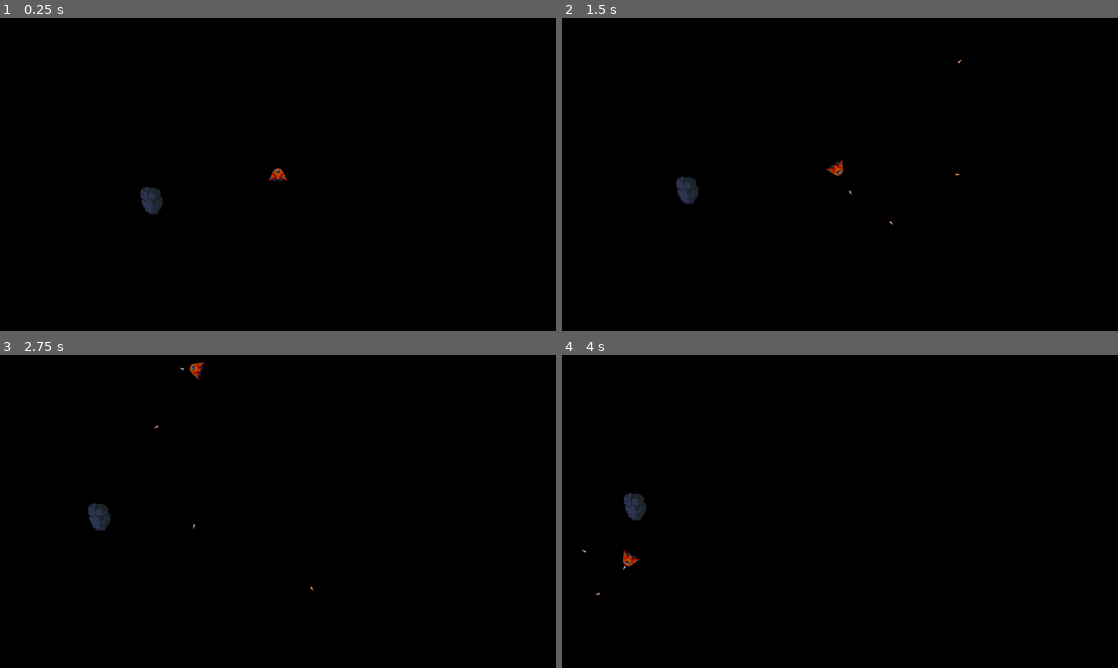
Above: before the commit, frames 1-4 (two rows, left to right).
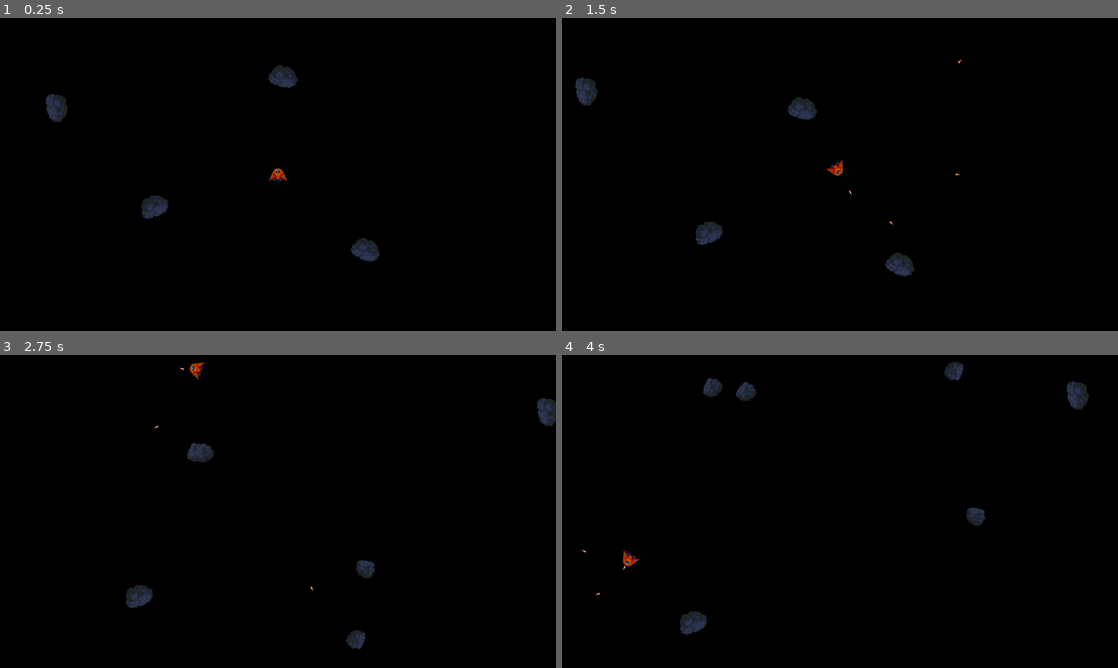
Above: after the commit, the same moments.

Repository: motsu7/asteroids
Game: Godot game, scene res://Scenes/game.tscn
Same seed, same stepped clock (60 frames per second), same inputs: the game is played once before the commit and once after it.
Inputs:
- Up to frame 1 (0.25 s): no input
- Up to frame 2 (1.5 s): hold D (rotate_right) 0.53-1.28 s; hold Space (shoot) 0.53-1.28 s; hold S (move_backward) from 1.28 s (still down); tap Space (shoot) at 1.35 s
- Up to frame 3 (2.75 s): release S (move_backward) at 2.03 s; hold D (rotate_right) from 2.03 s (still down); hold Space (shoot) from 2.03 s (still down)
- Up to frame 4 (4 s): release D (rotate_right) at 2.78 s; release Space (shoot) at 2.78 s; hold W (move_forward) 2.78-3.53 s; tap Space (shoot) at 2.85 s; hold A (rotate_left) from 3.53 s (still down); hold Space (shoot) from 3.53 s (still down)

The runs differ from the first frame. In frame 1, 1.1% of the frame differs, in the area x 8-69%, y 15-78%; in frame 2, 1.4%; in frame 3, 1.3%; in frame 4, 1.4%, in the area x 11-95%, y 2-90%.

Commit message:
we can shoot asteroids now

Diff:
--- a/Scenes/asteroid.tscn
+++ b/Scenes/asteroid.tscn
@@ -5,6 +5,8 @@
 [ext_resource type="Shape2D" uid="uid://bwwk4ne0sss6p" path="res://Resources/asteroid_cshape_large.tres" id="3_hiy81"]
 
 [node name="Asteroid" type="Area2D"]
+collision_layer = 4
+collision_mask = 11
 script = ExtResource("1_u5fb3")
 
 [node name="Sprite2D" type="Sprite2D" parent="."]
--- a/Scenes/game.tscn
+++ b/Scenes/game.tscn
@@ -12,5 +12,16 @@
 
 [node name="Lasers" type="Node2D" parent="."]
 
-[node name="Asteroid" parent="." instance=ExtResource("3_df4br")]
+[node name="Asteroids" type="Node2D" parent="."]
+
+[node name="Asteroid1" parent="Asteroids" instance=ExtResource("3_df4br")]
 position = Vector2(359, 424)
+
+[node name="Asteroid2" parent="Asteroids" instance=ExtResource("3_df4br")]
+position = Vector2(854, 529)
+
+[node name="Asteroid3" parent="Asteroids" instance=ExtResource("3_df4br")]
+position = Vector2(671, 123)
+
+[node name="Asteroid4" parent="Asteroids" instance=ExtResource("3_df4br")]
+position = Vector2(143, 214)
--- a/Scenes/laser.tscn
+++ b/Scenes/laser.tscn
@@ -27,4 +27,5 @@
 position = Vector2(0, 0.5)
 scale = Vector2(1, 0.05)
 
+[connection signal="area_entered" from="." to="." method="_on_area_entered"]
 [connection signal="screen_exited" from="VisibleOnScreenNotifier2D" to="." method="_on_visible_on_screen_notifier_2d_screen_exited"]
--- a/Scripts/asteroid.gd
+++ b/Scripts/asteroid.gd
@@ -1,4 +1,6 @@
-extends Area2D
+class_name Asteroid extends Area2D
+
+signal exploded(pos, size)
 
 var movement_vector := Vector2(0, -1)
 
@@ -9,8 +11,6 @@
 
 @onready var sprite = $Sprite2D
 @onready var cshape = $CollisionShape2D
-
-# https://www.youtube.com/watch?v=FmIo8iBV1W8&t=2893s&pp=ygUPZ29kb3QgYXN0ZXJvaWRz
 
 func _ready():
 	# Note: picks a random rotation, 2 * PI = full circle
@@ -47,3 +47,7 @@
 		global_position.x = screen_size.x
 	elif global_position.x > screen_size.x:
 		global_position.x = 0
+
+func explode():
+	emit_signal("exploded", global_position, size)
+	queue_free()
--- a/Scripts/game.gd
+++ b/Scripts/game.gd
@@ -2,9 +2,14 @@
 
 @onready var lasers = $Lasers
 @onready var player = $Player
+@onready var asteroids = $Asteroids
+
+var asteroid_scene = preload("res://Scenes/asteroid.tscn")
 
 func _ready():
 	player.connect("laser_shot", _on_player_laser_shot)
+	for asteroid in asteroids.get_children():
+		asteroid.connect("exploded", _on_asteroid_exploded)
 
 func _process(_delta):
 	if Input.is_action_just_pressed("restart"):
@@ -13,5 +18,25 @@
 func _on_player_laser_shot(laser):
 	lasers.add_child(laser)
 
+func _on_asteroid_exploded(pos, size):
+	match size:
+		Asteroid.AsteroidSize.LARGE:
+			spawn_asteroid(pos, Asteroid.AsteroidSize.MEDIUM, 2)
+		Asteroid.AsteroidSize.MEDIUM:
+			spawn_asteroid(pos, Asteroid.AsteroidSize.SMALL, 2)
+		Asteroid.AsteroidSize.SMALL:
+			spawn_asteroid(pos, Asteroid.AsteroidSize.TINY, 2)
+		Asteroid.AsteroidSize.TINY:
+			pass
+
+
+func spawn_asteroid(pos, size, amount):
+	for i in range(amount):
+		var a = asteroid_scene.instantiate()
+		a.global_position = pos
+		a.size = size
+		a.connect("exploded", _on_asteroid_exploded)
+		asteroids.add_child(a)
+
 func restart_game():
 	get_tree().reload_current_scene()
--- a/Scripts/laser.gd
+++ b/Scripts/laser.gd
@@ -12,3 +12,9 @@
 
 func _on_visible_on_screen_notifier_2d_screen_exited():
 	queue_free()
+
+func _on_area_entered(area):
+	if area is Asteroid:
+		var asteroid = area
+		asteroid.explode()
+		queue_free()
